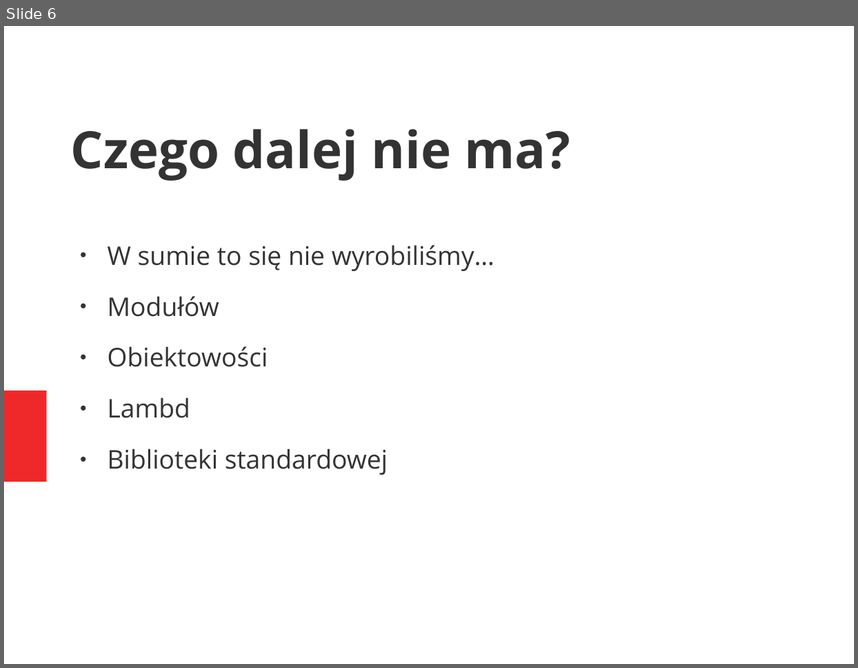
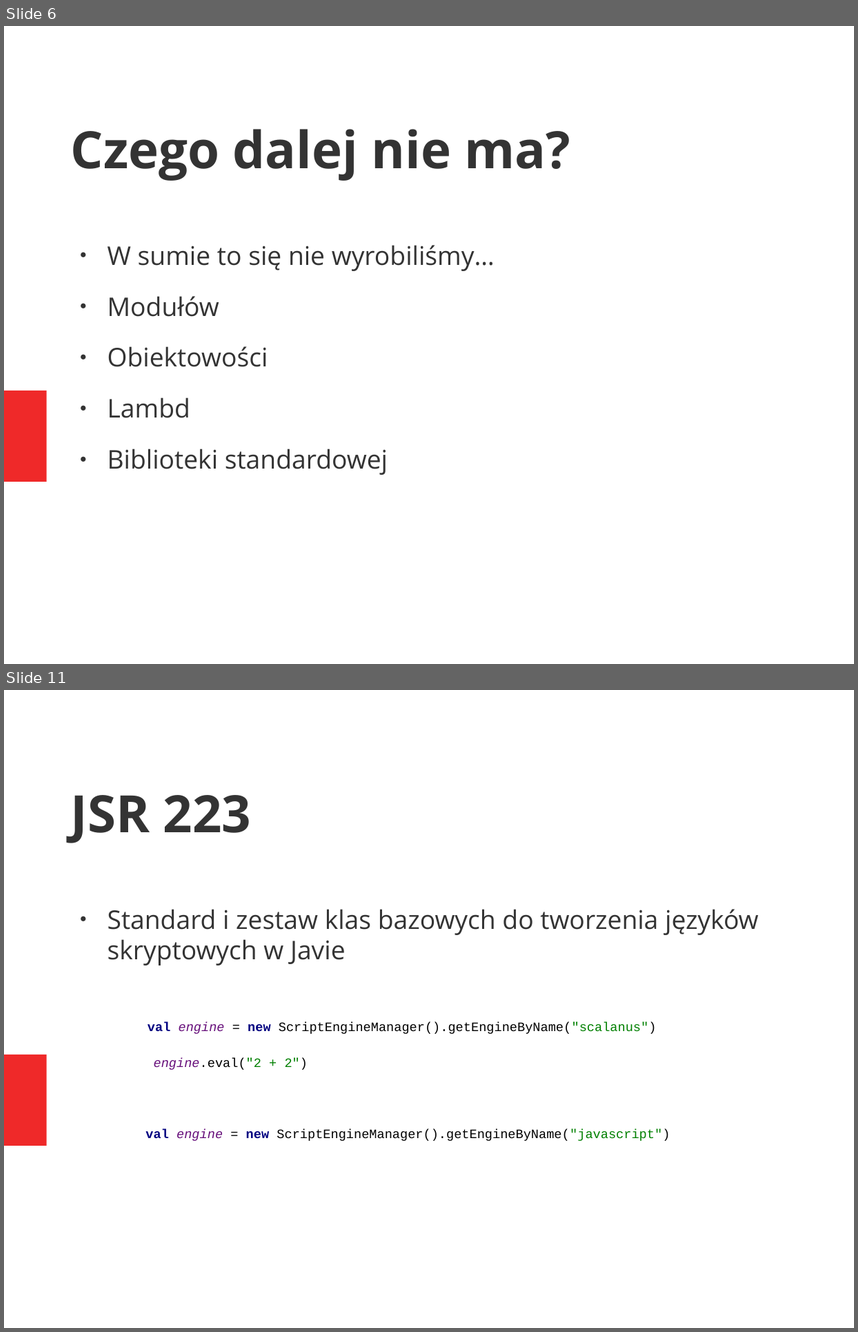
Before and after one commit to mkaput/scalanus, a slide deck: doc/slides_pl.odp. Shown one above the other, each under a label of ours: slide 6 before the commit, slides 6 and 11 after it; the slides between them are not shown. The pictures are 858x668 and 858x1332 pixels, drawn with LibreOffice and Linux fonts; fonts in the diff are those of the drawing. Boxes give left, top, right and bottom in pixels: in the first picture for what was removed or moved away, otherwise in the second. Text is boxed around its words. In the diff, an @@ line names an element or a change of style, - is before the commit and + after.

```diff
--- a/doc/slides_pl.odp
+++ b/doc/slides_pl.odp
@@ slide 11 added at <box>4,690,854,1328</box>, background #FFFFFF; not listed: 1 template element that a slide beside it also shows @@
@@ title added at <box>71,795,251,843</box>, 48 pt, text #333333, bold @@
+JSR 223
@@ text added at <box>107,909,759,1141</box>, 12 pt, text #000000 @@
+● Standard i zestaw klas bazowych do tworzenia języków skryptowych w Javie
+val engine = new ScriptEngineManager().getEngineByName("scalanus")
+engine.eval("2 + 2")
+val engine = new ScriptEngineManager().getEngineByName("javascript")
```
Also in this commit, not shown: 1 slide changed, 7 other slides added, 3 other files.
